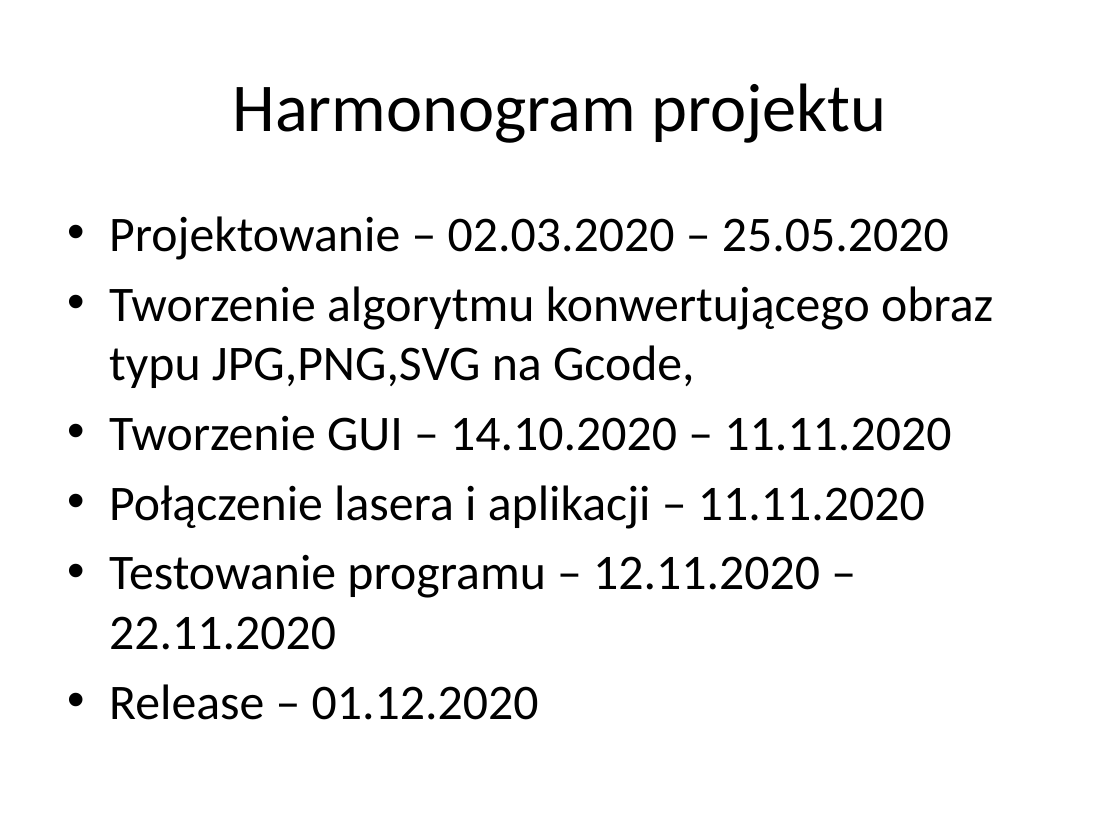
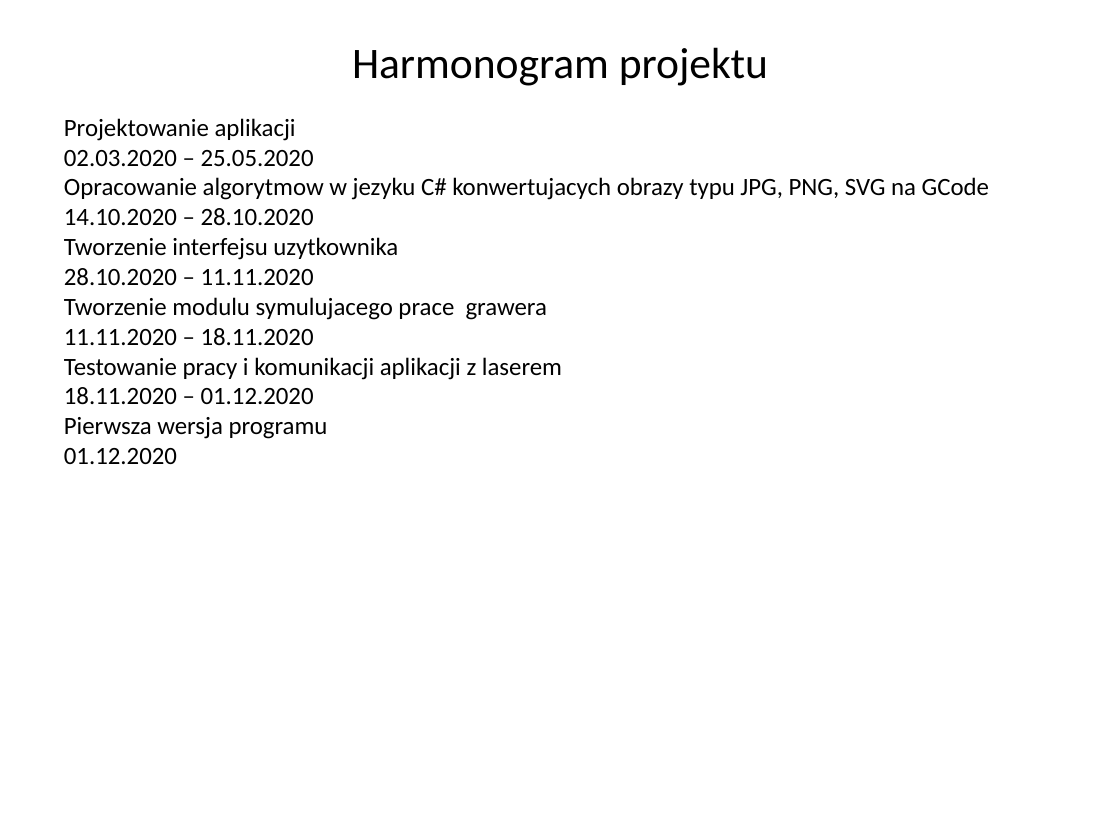
Before and after one commit to egrzeszczak/b.eng.project, a slide deck: slide 4 of Dokumentacja/Aplikacja_obsługująca_grawer_laserowy.pptx. Drawn at 1120x840 pixels with LibreOffice and Linux fonts; fonts in the diff are those of the drawing. Boxes give left, top, right and bottom in pixels: in the first picture for what was removed or moved away, otherwise in the second. Text is boxed around its words. In the diff, an @@ line names an element or a change of style, - is before the commit and + after.

```diff
--- a/Dokumentacja/Aplikacja_obsługująca_grawer_laserowy.pptx
+++ b/Dokumentacja/Aplikacja_obsługująca_grawer_laserowy.pptx
@@ text "Harmonogram projektu" at (352,47,768,86): size 44 to 28 pt @@
@@ text added at (64,118,989,464), 16 pt, text #000000 @@
+Projektowanie aplikacji
+02.03.2020 – 25.05.2020
+Opracowanie algorytmow w jezyku C# konwertujacych obrazy typu JPG, PNG, SVG na GCode
+14.10.2020 – 28.10.2020
+Tworzenie interfejsu uzytkownika
+28.10.2020 – 11.11.2020
+Tworzenie modulu symulujacego prace grawera
+11.11.2020 – 18.11.2020
+Testowanie pracy i komunikacji aplikacji z laserem
+18.11.2020 – 01.12.2020
+Pierwsza wersja programu
+01.12.2020
@@ text removed at (109,216,993,720) @@
-• Projektowanie – 02.03.2020 – 25.05.2020
-• Tworzenie algorytmu konwertującego obraz typu JPG,PNG,SVG na Gcode,
-• Tworzenie GUI – 14.10.2020 – 11.11.2020
-• Połączenie lasera i aplikacji – 11.11.2020
-• Testowanie programu – 12.11.2020 – 22.11.2020
-• Release – 01.12.2020
```
Also in this commit, not shown: 3 other slides changed, 4 other files.
